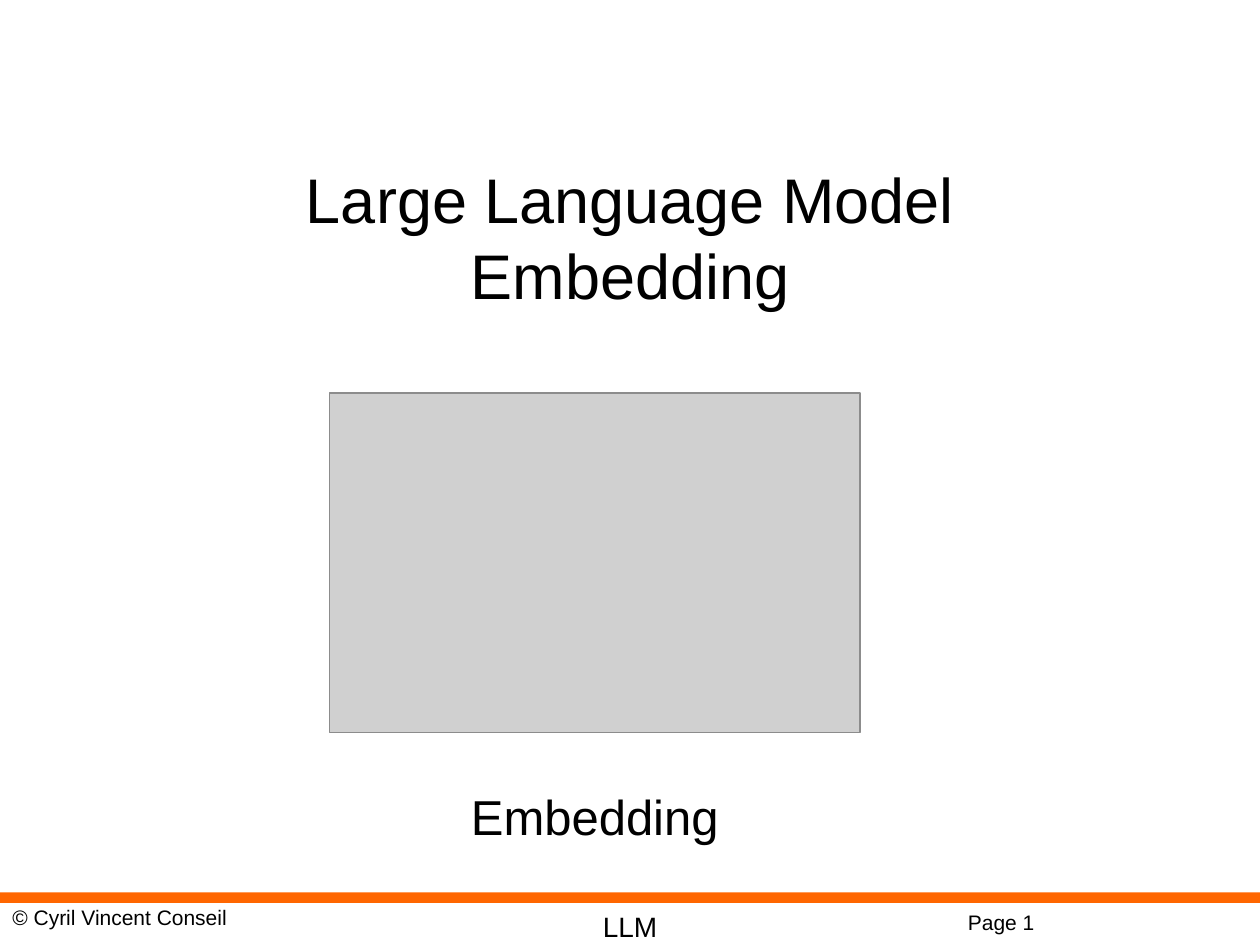
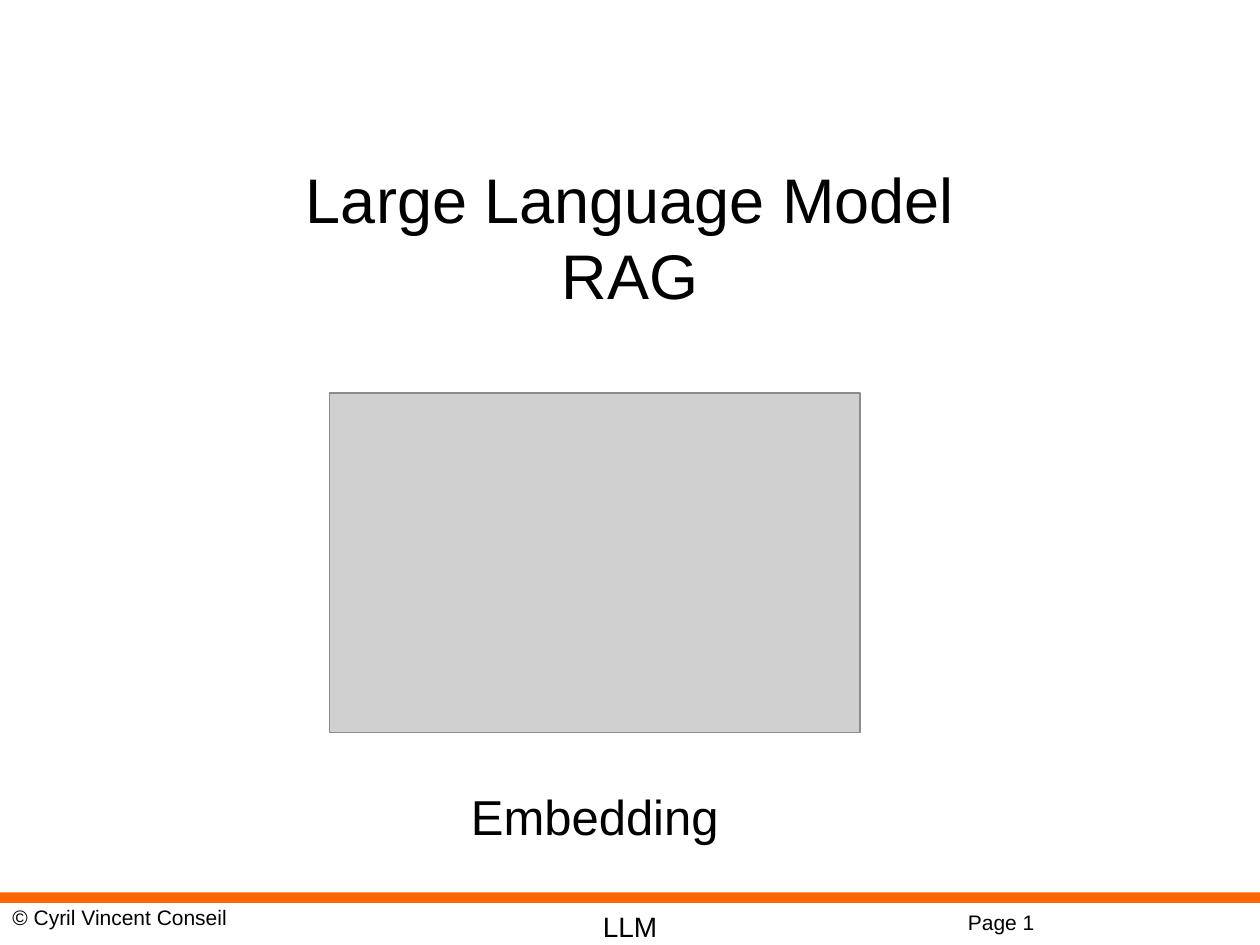
Before and after one commit to cyrilvincent/rag, a slide deck: slide 1 of ppt/RAG04-Embedding.pptx. Drawn at 1260x945 pixels with LibreOffice and Linux fonts; fonts in the diff are those of the drawing; grey boxes stand for pictures; background and template pictures are left out. Boxes give left, top, right and bottom in pixels: in the first picture for what was removed or moved away, otherwise in the second. Text is boxed around its words. In the diff, an @@ line names an element or a change of style, - is before the commit and + after.

```diff
--- a/ppt/RAG04-Embedding.pptx
+++ b/ppt/RAG04-Embedding.pptx
@@ text at <box>562,255,698,300</box>: text changed @@
-Embedding
+RAG
```
Also in this commit, not shown: 23 other files.
